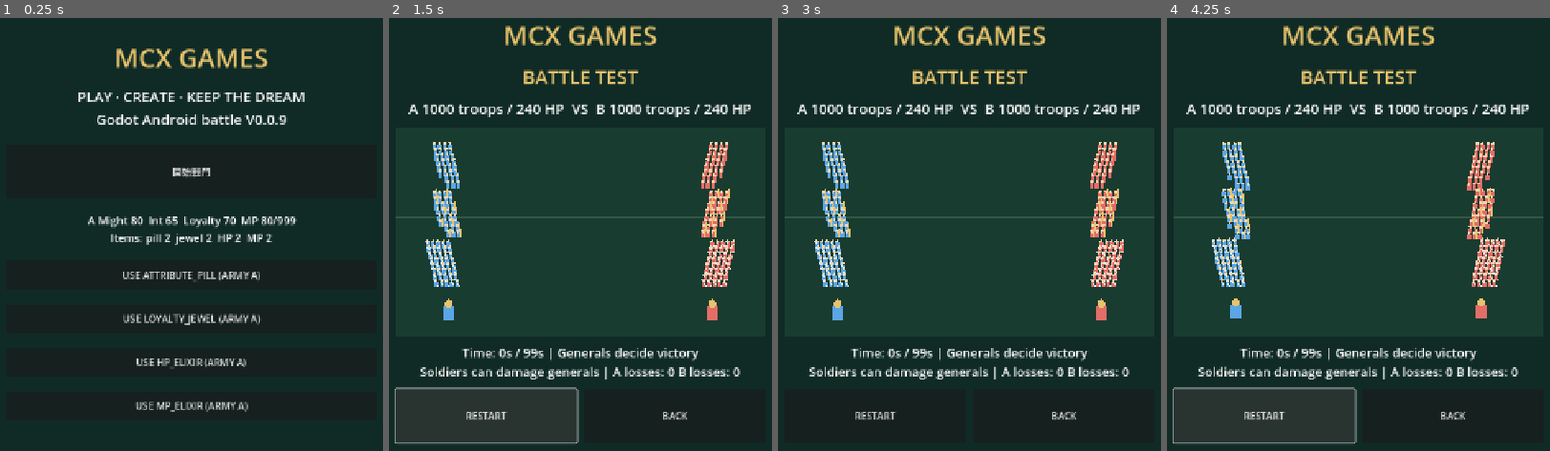
Above: before the commit, frames 1-4 (left to right).
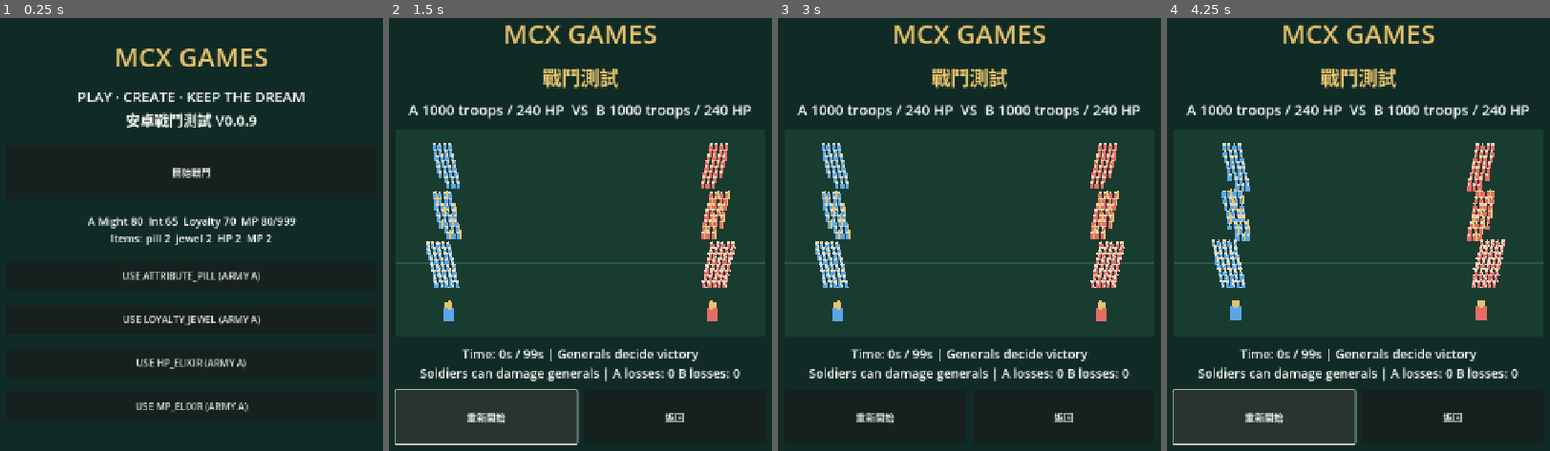
Above: after the commit, the same moments.

Repository: snowfire0918-ui/mcx-godot-test
Game: Godot game, scene res://scenes/main.tscn
The game is run twice, just before and just after one commit, with the same random seed, the same clock (stepped at 60 frames per second) and the same inputs.
Inputs:
- Up to frame 1 (0.25 s): no input
- Up to frame 2 (1.5 s): click "開始戰鬥" at 0.5 s; click "RESTART" (after the commit: "重新開始") at 1.25 s
- Up to frame 3 (3 s): click "BACK" (after the commit: "返回") at 2 s; click "開始戰鬥" at 2.75 s
- Up to frame 4 (4.25 s): click "RESTART" (after the commit: "重新開始") at 3.5 s

The runs differ from the first frame. In frame 1, 3.2% of the frame differs, in the area x 22-78%, y 7-91%; in frame 2, 7.5%; in frame 3, 6.8%; in frame 4, 7.5%, in the area x 1-99%, y 1-99%.

Commit message:
Translate battle headings and navigation to Chinese

Diff:
--- a/scripts/main.gd
+++ b/scripts/main.gd
@@ -62,17 +62,17 @@
     home = VBoxContainer.new()
     home.add_theme_constant_override("separation", 25)
     layout.add_child(home)
-    home.add_child(_label("PLAY · CREATE · KEEP THE DREAM\nGodot Android battle V0.0.9", 24))
+    home.add_child(_label("PLAY · CREATE · KEEP THE DREAM\n安卓戰鬥測試 V0.0.9", 24))
     var start := _button("開始戰鬥")
     start.pressed.connect(_show_battle)
     home.add_child(start)
     battle = VBoxContainer.new()
     battle.add_theme_constant_override("separation", 14)
     layout.add_child(battle)
-    status = _label("BATTLE TEST", 32)
+    status = _label("戰鬥測試", 32)
     status.add_theme_color_override("font_color", Color("#e8c36d"))
     battle.add_child(status)
-    score = _label("ARMY A vs ARMY B", 24)
+    score = _label("我軍 VS 敵軍", 24)
     battle.add_child(score)
     field = Control.new()
     field.custom_minimum_size = Vector2(620, FIELD_DISPLAY_H)
@@ -83,11 +83,11 @@
     var buttons := HBoxContainer.new()
     buttons.add_theme_constant_override("separation", 12)
     battle.add_child(buttons)
-    var restart := _button("RESTART")
+    var restart := _button("重新開始")
     restart.size_flags_horizontal = Control.SIZE_EXPAND_FILL
     restart.pressed.connect(_restart)
     buttons.add_child(restart)
-    var back := _button("BACK")
+    var back := _button("返回")
     back.size_flags_horizontal = Control.SIZE_EXPAND_FILL
     back.pressed.connect(_show_home)
     buttons.add_child(back)
@@ -184,7 +184,7 @@
     active = true
     tick = 0.0
     battle_elapsed = 0.0
-    status.text = "BATTLE TEST"
+    status.text = "戰鬥測試"
     _refresh()
 
 func _process(delta: float) -> void:
@@ -203,8 +203,8 @@
         return
     if battle_elapsed >= ROUND_SECONDS:
         active = false
-        status.text = "99s! BOTH TEAMS RETREAT"
-        details.text = "Round %d ended. HP and surviving troops retained.\nRESTART begins a new test." % round_count
+        status.text = "99秒到！雙方撤退"
+        details.text = "Round %d ended. HP and surviving troops retained.\n重新開始 begins a new test." % round_count
         field.queue_redraw()
         return
     # Each actor selects a nearby enemy, approaches or attacks independently.
@@ -286,11 +286,11 @@
     active = false
     _recount_armies()
     if _team_defeated(0) and _team_defeated(1):
-        status.text = "DRAW! ALL GENERALS FALLEN"
+        status.text = "平局！雙方武將全滅"
     elif _team_defeated(1):
-        status.text = "ARMY A WINS! GENERALS DEFEATED"
+        status.text = "我軍勝利！敵方武將全滅"
     else:
-        status.text = "ARMY B WINS! GENERALS DEFEATED"
+        status.text = "敵軍勝利！我方武將全滅"
     details.text = "A troops: %d | B troops: %d\nVictory is decided by generals, not soldiers." % [_total_soldiers(0), _total_soldiers(1)]
     field.queue_redraw()
 
